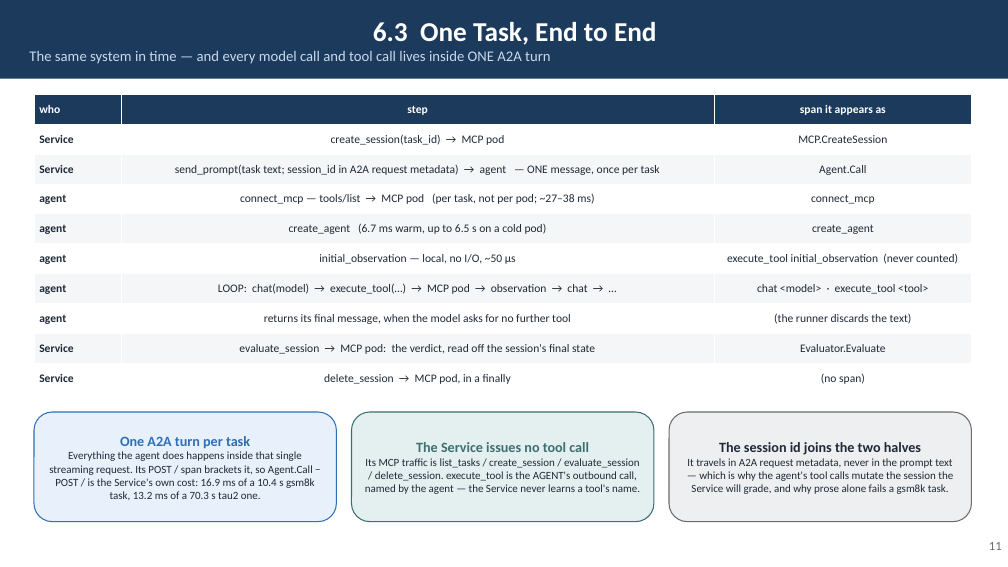
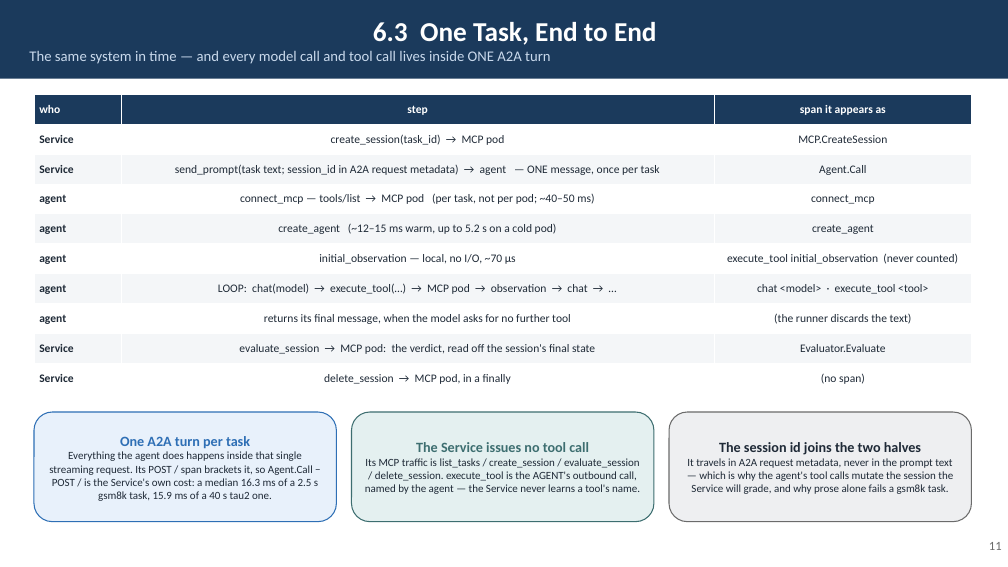
Before and after one commit to rossoctl/autobench, a slide deck: slide 11 of docs/AutoBench.pptx. Drawn at 1008x567 pixels with LibreOffice and Linux fonts; fonts in the diff are those of the drawing. Boxes give left, top, right and bottom in pixels: in the first picture for what was removed or moved away, otherwise in the second. Text is boxed around its words. In the diff, an @@ line names an element or a change of style, - is before the commit and + after.

```diff
--- a/docs/AutoBench.pptx
+++ b/docs/AutoBench.pptx
@@ table at (34, 95, 972, 393) @@
-row 4, column 2: connect_mcp — tools/list → MCP pod (per task, not per pod; ~27–38 ms)
+row 4, column 2: connect_mcp — tools/list → MCP pod (per task, not per pod; ~40–50 ms)
-row 5, column 2: create_agent (6.7 ms warm, up to 6.5 s on a cold pod)
+row 5, column 2: create_agent (~12–15 ms warm, up to 5.2 s on a cold pod)
-row 6, column 2: initial_observation — local, no I/O, ~50 µs
+row 6, column 2: initial_observation — local, no I/O, ~70 µs
@@ text in rounded rectangle at (49, 451, 318, 501): text changed @@
-Everything the agent does happens inside that single streaming request. Its POST / span brackets it, so Agent.Call − POST / is the Service's own cost: 16.9 ms of a 10.4 s gsm8k task, 13.2 ms of a 70.3 s tau2 one.
+Everything the agent does happens inside that single streaming request. Its POST / span brackets it, so Agent.Call − POST / is the Service's own cost: a median 16.3 ms of a 2.5 s gsm8k task, 15.9 ms of a 40 s tau2 one.
```
Also in this commit, not shown: 18 other slides changed, 4 other files.
